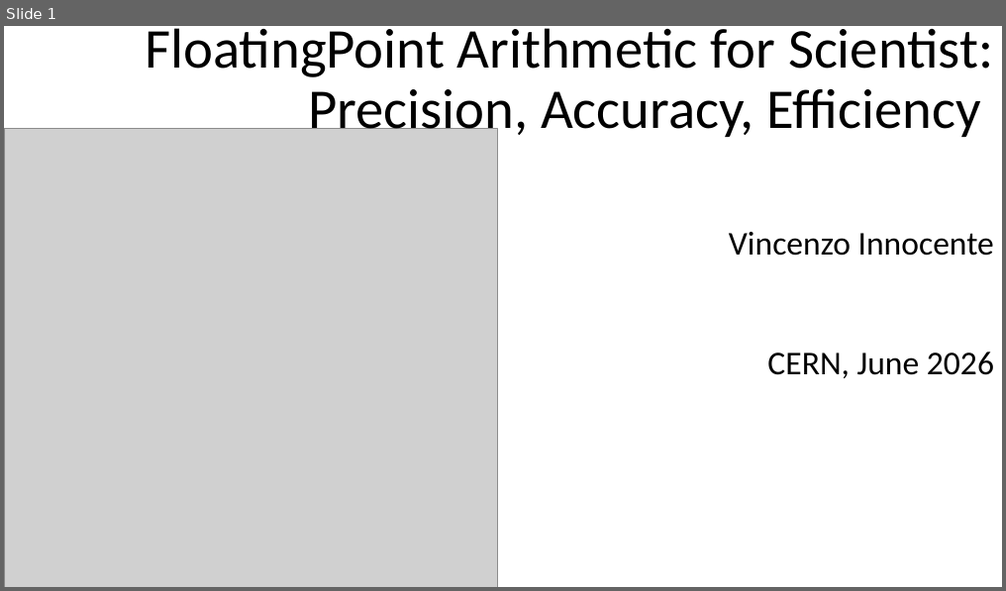
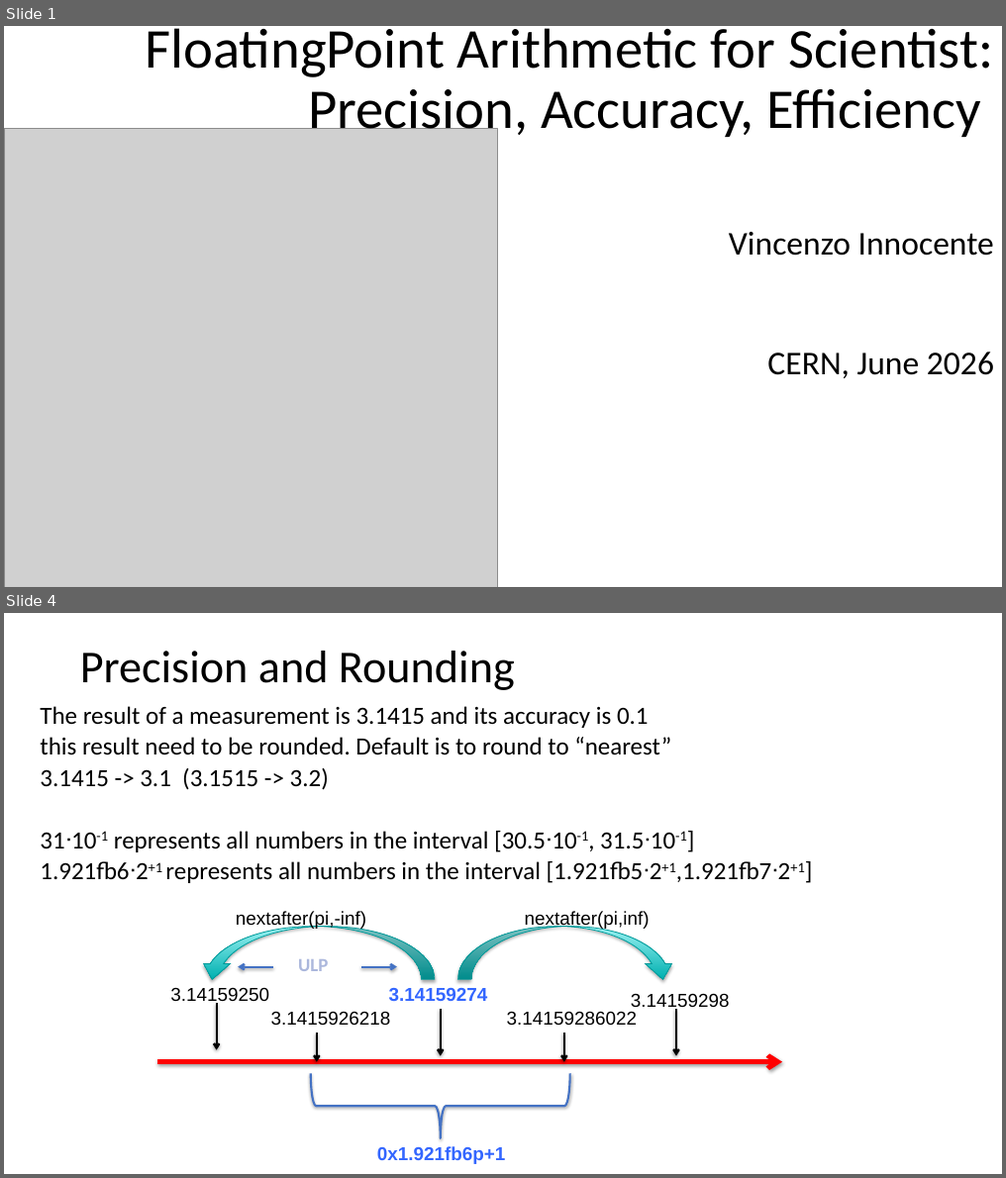
Before and after one commit to VinInn/FPCourse, a slide deck: Slides/FPforScientist.pptx. Shown one above the other, each under a label of ours: slide 1 before the commit, slides 1 and 4 after it; the slides between them are not shown. The pictures are 1006x591 and 1006x1178 pixels, drawn with LibreOffice and Linux fonts; fonts in the diff are those of the drawing; grey boxes stand for pictures. Boxes give left, top, right and bottom in pixels: in the first picture for what was removed or moved away, otherwise in the second. Text is boxed around its words. In the diff, an @@ line names an element or a change of style, - is before the commit and + after.

```diff
--- a/Slides/FPforScientist.pptx
+++ b/Slides/FPforScientist.pptx
@@ slide 4 added at [4, 613, 1002, 1174], background #FFFFFF @@
@@ title added at [80, 651, 515, 690], 44 pt, text #000000 @@
+Precision and Rounding
@@ text added at [40, 706, 805, 883], 23.8 pt, text #000000 @@
+The result of a measurement is 3.1415 and its accuracy is 0.1
+this result need to be rounded. Default is to round to “nearest”
+3.1415 -> 3.1 (3.1515 -> 3.2)
+31ᐧ10-1 represents all numbers in the interval [30.5ᐧ10-1, 31.5ᐧ10-1]
+1.921fb6ᐧ2+1 represents all numbers in the interval [1.921fb5ᐧ2+1,1.921fb7ᐧ2+1]
@@ arrow added from (273, 967) to (238, 967), #4472C4 2 pt @@
@@ text added at [298, 959, 328, 971], 18 pt, text gradient #88A6FF to #325491, bold @@
+ULP
@@ arrow added from (361, 967) to (397, 967), #4472C4 2 pt @@
@@ group added at [157, 911, 782, 1164]: 8 texts, 6 arrows, 2 curved down arrows, 1 right brace @@
+3.14159274
+nextafter(pi,inf)
+nextafter(pi,-inf)
+3.14159298
+3.14159250
+3.1415926218
+3.14159286022
+0x1.921fb6p+1
```
Also in this commit, not shown: 2 other slides added, 1 slide removed.
